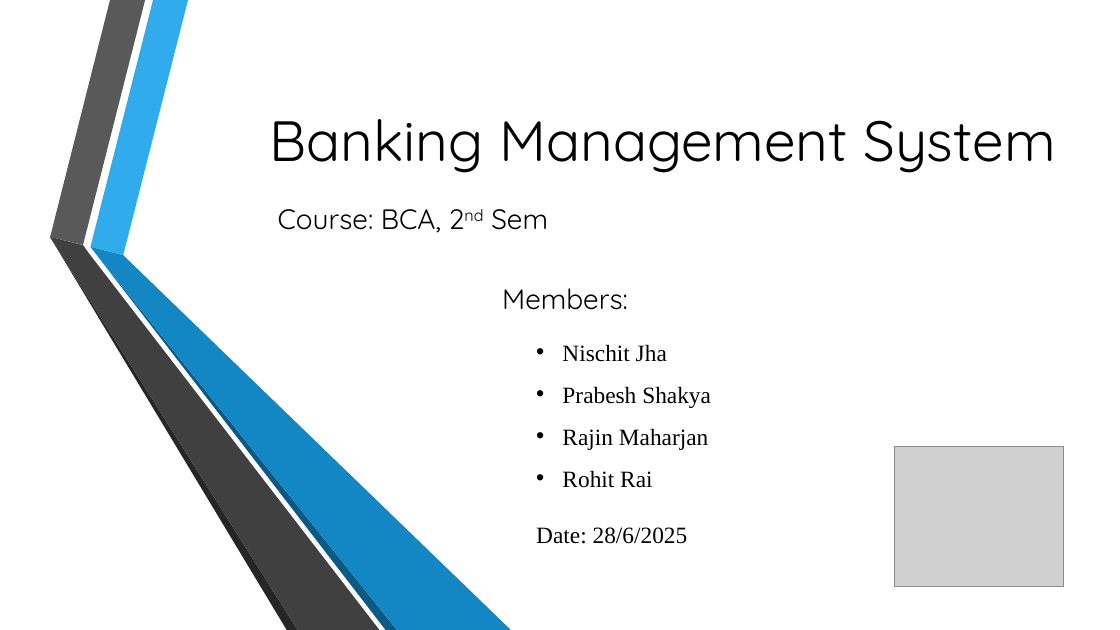
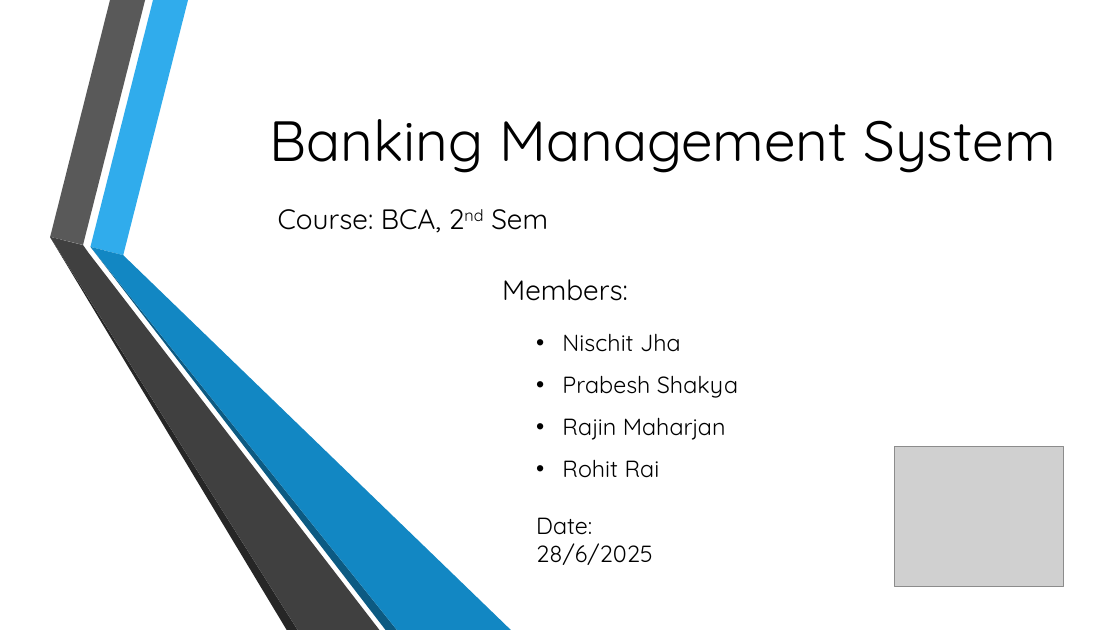
Before and after one commit to 10Rajin/Presentation, a slide deck: slide 1 of Banking Management System.pptx. Drawn at 1120x630 pixels with LibreOffice and Linux fonts; fonts in the diff are those of the drawing; grey boxes stand for pictures; background and template pictures are left out. Boxes give left, top, right and bottom in pixels: in the first picture for what was removed or moved away, otherwise in the second. Text is boxed around its words. In the diff, an @@ line names an element or a change of style, - is before the commit and + after.

```diff
--- a/Banking Management System.pptx
+++ b/Banking Management System.pptx
@@ text "Members:": place and size @@
-text "Members:" at [502, 288, 628, 310]
+text "Members:" at [502, 279, 628, 301]
@@ text "Nischit Jha": place and size @@
-text "Nischit Jha" at [562, 344, 711, 488]
+text "Nischit Jha" at [562, 334, 738, 478]
@@ text "Nischit Jha" at [562, 334, 738, 478]: font Times New Roman to Quicksand @@
@@ text "Date: 28/6/2025" at [536, 517, 653, 565]: font Times New Roman to Quicksand @@
@@ text "Date: 28/6/2025": place and size @@
-text "Date: 28/6/2025" at [536, 527, 688, 544]
+text "Date: 28/6/2025" at [536, 517, 653, 565]
```
Also in this commit, not shown: 2 other slides changed, 2 slides added, 1 slide removed.
